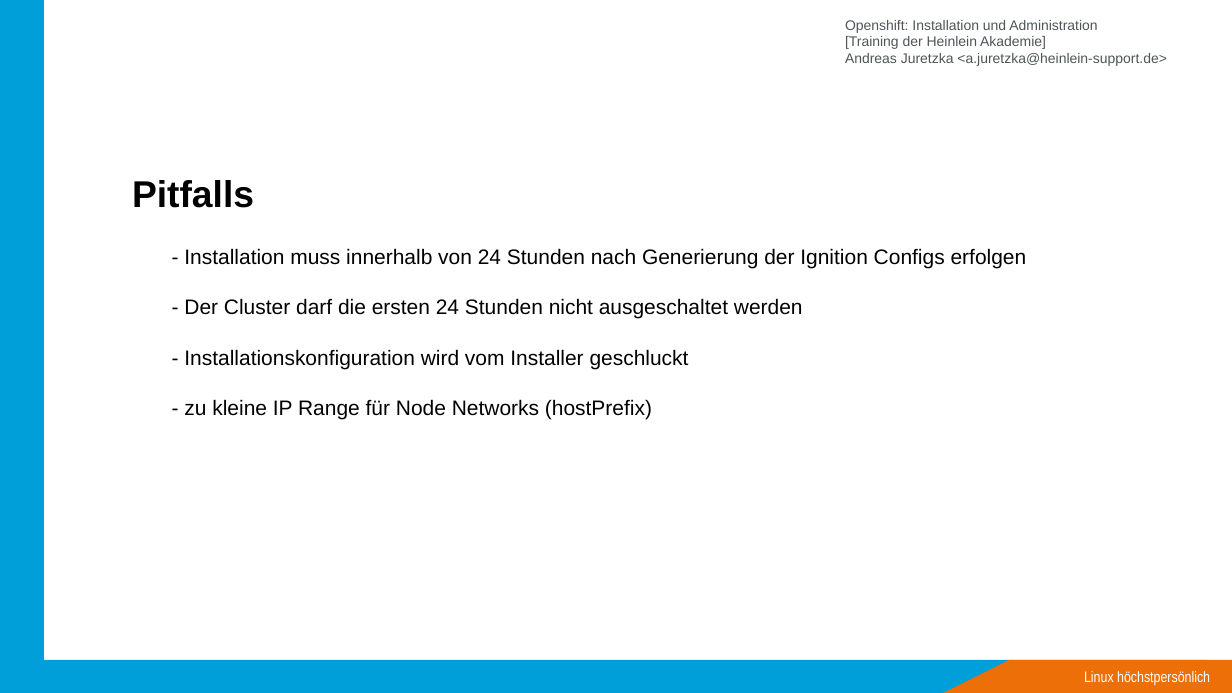
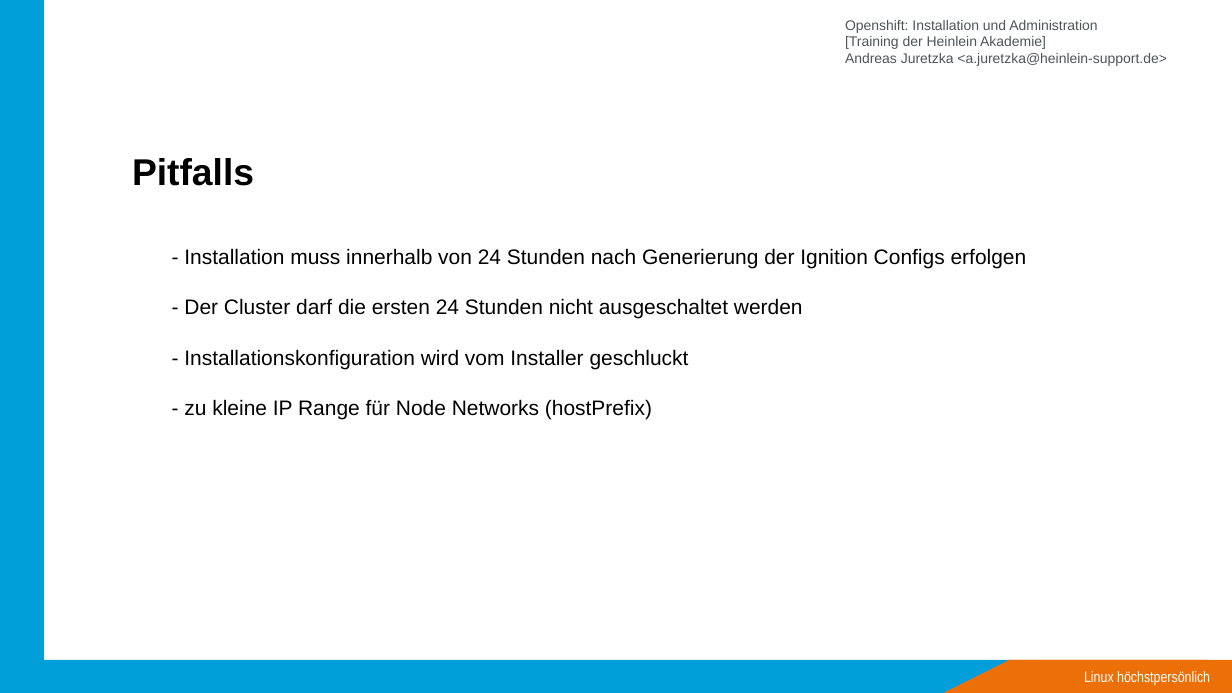
Before and after one commit to ajayten/openshift-kurs-folien, a slide deck: slide 20 of kurs-folien.odp (slide 19 before the commit). Drawn at 1232x693 pixels with LibreOffice and Linux fonts; fonts in the diff are those of the drawing; background and template pictures are left out. Boxes give left, top, right and bottom in pixels: in the first picture for what was removed or moved away, otherwise in the second. Text is boxed around its words. In the diff, an @@ line names an element or a change of style, - is before the commit and + after.

```diff
--- a/kurs-folien.odp
+++ b/kurs-folien.odp
@@ title "Pitfalls": place and size @@
-title "Pitfalls" at (132,180,254,208)
+title "Pitfalls" at (132,158,254,186)
```
Also in this commit, not shown: 2 other slides changed, 7 slides added, 2 slides removed, 1 other file.
